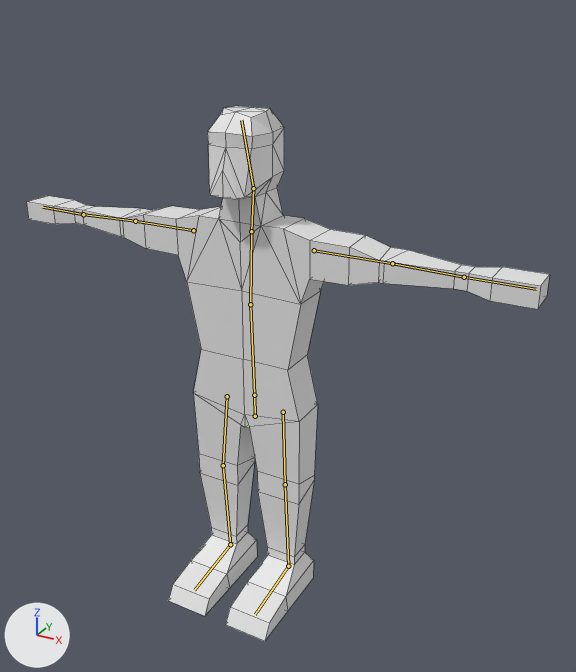
Renders of the Blender file Assets/Blends/Human.blend from each side of a commit.
Both versions are drawn from a 50 mm camera at (1.41, -2.29, 2.26) aimed at (0.13, 0.03, 1.1). Lighting does not change. The marker at lower left points along +X, +Y and +Z. The bones that bend it are drawn over the model as lines. Mesh edges are drawn as thin lines.

Objects in the first picture: 'HumanMesh'.
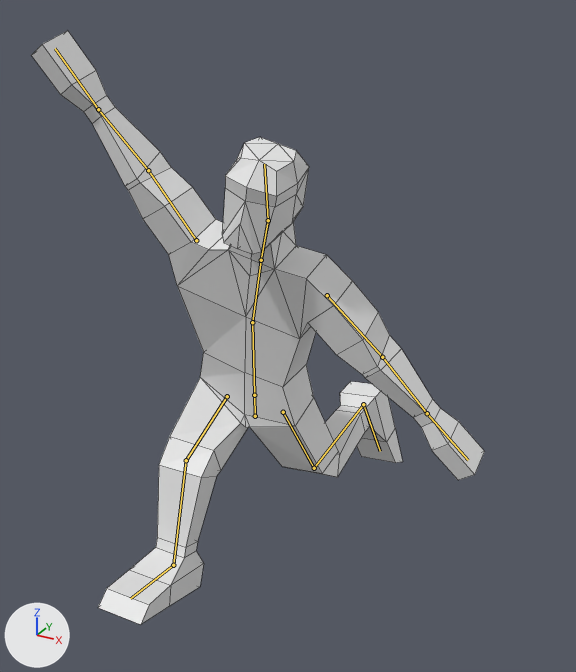
The newer file adds an action. The first version stands in its rest pose; the second is drawn at frame 30 of the action 'MoveInAirB'.

Where the change shows, as pixel boxes [x1, y1, x2, y2] in the pictures (576 x 672 px):
'HumanMesh', posed (13% narrower, 11% taller): before [27, 106, 550, 641]; after [31, 31, 485, 625]
bone 'Stomach', root to tip: before (254, 395) to (250, 304); after (254, 395) to (252, 322)
bone 'Chest', root to tip: before (250, 304) to (251, 231); after (252, 322) to (261, 260)
bone 'UArm.r', root to tip: before (193, 230) to (135, 221); after (196, 240) to (148, 170)
bone 'UArm.l', root to tip: before (314, 250) to (392, 263); after (327, 295) to (382, 357)
bone 'ULeg.r', root to tip: before (227, 396) to (223, 465); after (227, 396) to (186, 460)
bone 'LLeg.r', root to tip: before (223, 465) to (230, 544); after (186, 460) to (173, 565)
bone 'ULeg.l', root to tip: before (283, 412) to (285, 484); after (283, 412) to (314, 468)
bone 'LLeg.l', root to tip: before (285, 484) to (288, 566); after (314, 468) to (363, 404)

The change in detail:
Bone 'Stomach' (bone_stomach) turns from (0, 0, 0) to (15, 3, -10) degrees about its own x, y and z.
Bone 'Chest' (bone_chest) turns from (0, 0, 0) to (0, 0, -5) degrees about its own x, y and z.
Bone 'UArm.r' (bone_uarm_r) turns from (0, 0, 0) to (0, 0, -45) degrees about its own x, y and z.
Bone 'UArm.l' (bone_uarm_l) turns from (0, 0, 0) to (0, 0, -35) degrees about its own x, y and z.
Bone 'ULeg.r' (bone_uleg_r) turns from (0, 0, 0) to (60, -1, 0) degrees about its own x, y and z.
Bone 'LLeg.r' (bone_lleg_r) turns from (0, 0, 0) to (-40, 0, 0) degrees about its own x, y and z.
Bone 'ULeg.l' (bone_uleg_l) turns from (0, 0, 0) to (-23, 9, 10) degrees about its own x, y and z.
Bone 'LLeg.l' (bone_lleg_l) turns from (0, 0, 0) to (-75, 0, 0) degrees about its own x, y and z.
